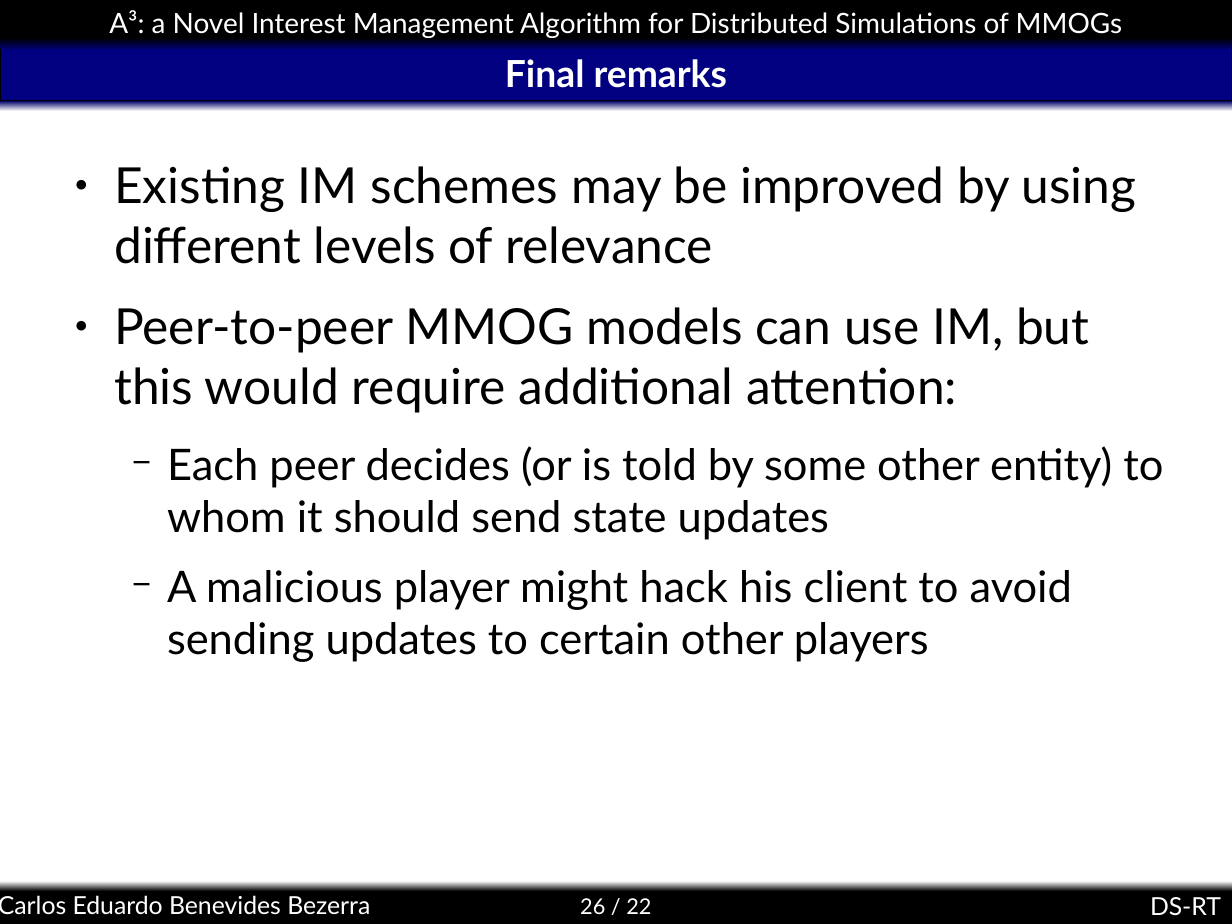
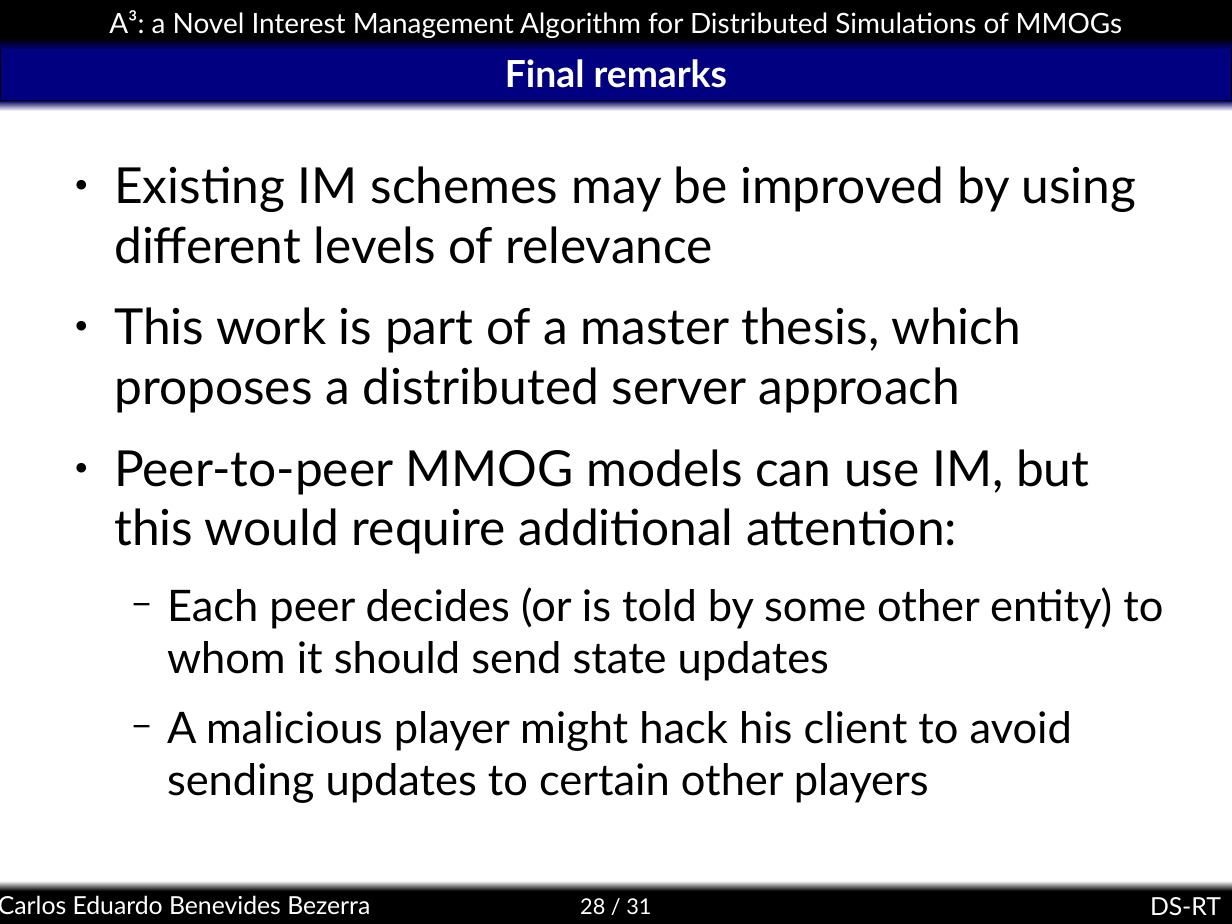
Before and after one commit to kdubezerra/kdubezerra, a slide deck: slide 28 of textos/dsrt/a3slides.ppt (slide 26 before the commit). Drawn at 1232x924 pixels with LibreOffice and Linux fonts; fonts in the diff are those of the drawing; background and template pictures are left out. Boxes give left, top, right and bottom in pixels: in the first picture for what was removed or moved away, otherwise in the second. Text is boxed around its words. In the diff, an @@ line names an element or a change of style, - is before the commit and + after.

```diff
--- a/textos/dsrt/a3slides.ppt
+++ b/textos/dsrt/a3slides.ppt
@@ text at (114, 307, 1021, 413): paragraph added @@
+● This work is part of a master thesis, which proposes a distributed server approach
@@ page number at (580, 898, 651, 914): text changed @@
-26 / 22
+28 / 31
```
Also in this commit, not shown: 14 other slides changed, 4 slides added, 4 slides removed.
